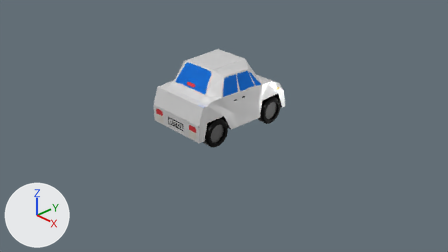
One commit to the Blender file assets/car.blend: the scene before it, then after it.
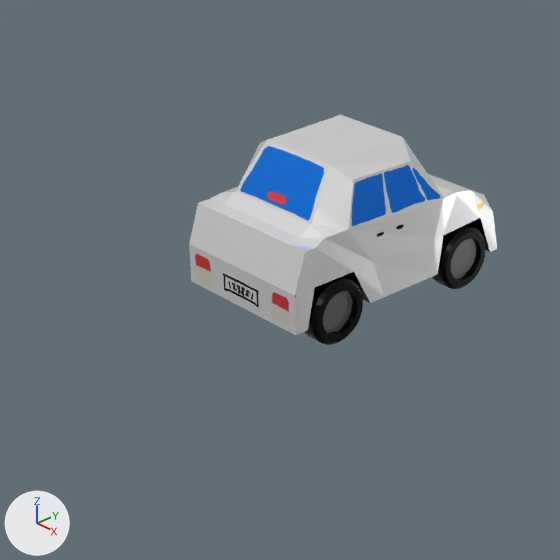
Each version is shown from the file's camera 'Camera', then close up on the part from 16% to 70% of the width and 0% to 95% of the height. Lighting does not change. The marker at lower left points along +X, +Y and +Z.

The first close-up shows 'Car'.
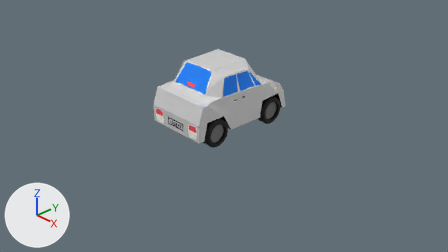
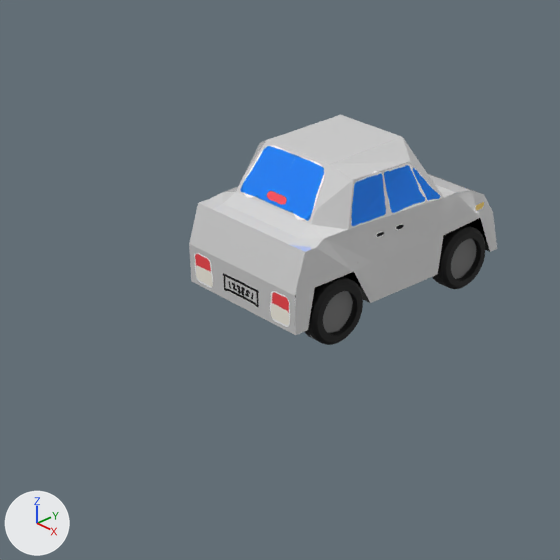
Edits to the scene script, one JSON object a line:
```json
{"op": "add", "block": "img_carroughness", "code": ["img_carroughness = load_image('CarRoughness', 'CarRoughness.png', 1024, 1024, 'sRGB')"]}
{"op": "add", "block": "img_carmetallic", "code": ["img_carmetallic = load_image('CarMetallic', 'CarMetallic.png', 1024, 1024, 'sRGB')"]}
{"block": "mat_carmat", "where": "n1 = _N.new('ShaderNodeBsdfPrincipled'); n1.name = 'Principled BSDF'"}
{"op": "remove", "block": "mat_carmat", "code": "n1.inputs[1].default_value = 0.638  # 'Metallic'"}
{"op": "remove", "block": "mat_carmat", "code": "n1.inputs[2].default_value = 0.24  # 'Roughness'"}
{"op": "add", "block": "mat_carmat", "code": "n3 = _N.new('ShaderNodeTexImage'); n3.name = 'Image Texture.001'"}
{"op": "add", "block": "mat_carmat", "code": "n3.image = img_carmetallic"}
{"op": "add", "block": "mat_carmat", "code": "n4 = _N.new('ShaderNodeTexImage'); n4.name = 'Image Texture.002'"}
{"op": "add", "block": "mat_carmat", "code": "n4.image = img_carroughness"}
{"op": "add", "block": "mat_carmat", "code": "n5 = _N.new('ShaderNodeSeparateColor'); n5.name = 'Separate Color'"}
{"op": "add", "block": "mat_carmat", "code": "n6 = _N.new('ShaderNodeSeparateColor'); n6.name = 'Separate Color.001'"}
{"op": "add", "block": "mat_carmat", "code": "_L.new(n3.outputs[0], n5.inputs[0])  # 'Color' to 'Color'"}
{"op": "add", "block": "mat_carmat", "code": "_L.new(n5.outputs[0], n1.inputs[1])  # 'Red' to 'Metallic'"}
{"op": "add", "block": "mat_carmat", "code": "_L.new(n4.outputs[0], n6.inputs[0])  # 'Color' to 'Color'"}
{"op": "add", "block": "mat_carmat", "code": "_L.new(n6.outputs[0], n1.inputs[2])  # 'Red' to 'Roughness'"}
```

Pixel boxes (x1, y1, x2, y2) of what changed, in the close-ups (560 x 560 px):
```json
{"object": "Car", "change": "surface changed", "before": [191, 143, 497, 343], "after": [191, 143, 497, 343]}
```
